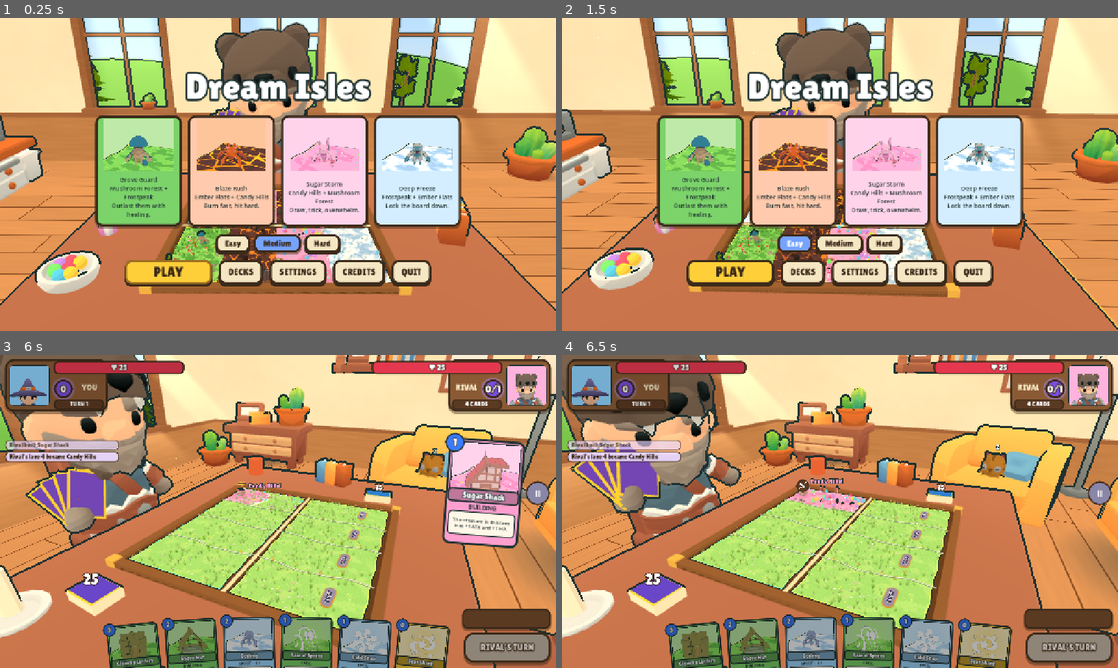
Above: before the commit, frames 1-4 (two rows, left to right).
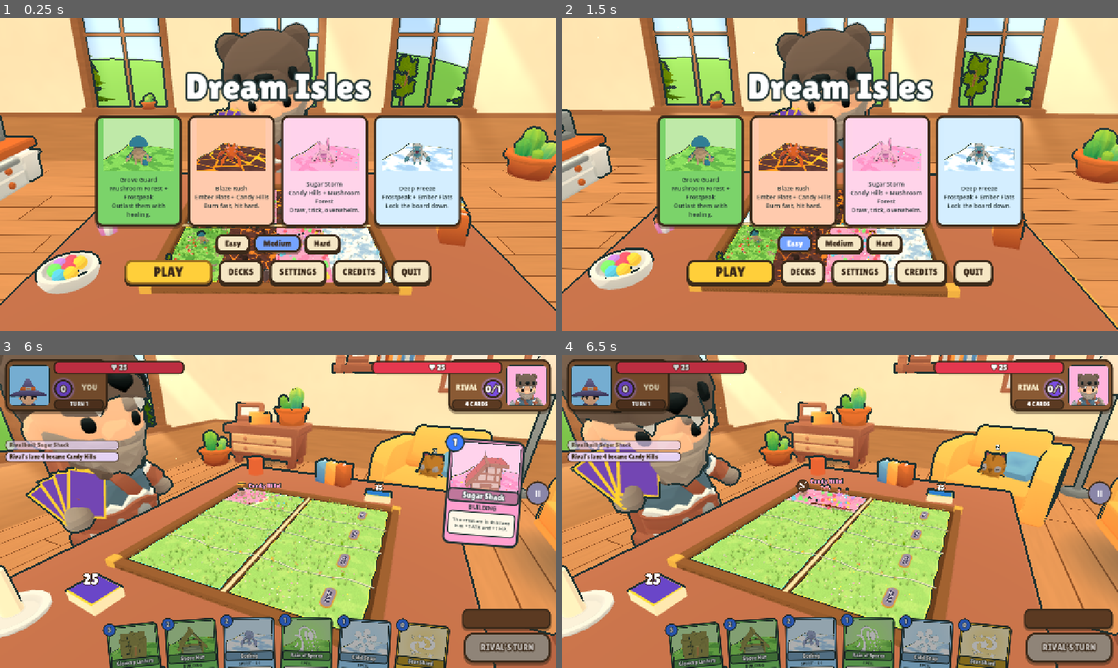
Above: after the commit, the same moments.

Repository: muriarty1893/cardwards
Game: Godot game, scene res://menus/main_menu.tscn
Two runs of this game, one before a commit and one after it. Both use one fixed random seed, a clock stepped at 60 frames per second and the inputs below.
Inputs (mouse positions are in pixels of both pictures, inside the frame that each line leads up to):
- Up to frame 1 (0.25 s): no input
- Up to frame 2 (1.5 s): click "Easy" at 0.5 s; click "Easy" at 1.25 s
- Up to frame 3 (6 s): click "PLAY" at 2 s; tap Enter at 2.75 s; drag from (133, 658) to (333, 442) at 2.77 s; drag from (194, 655) to (250, 574) at 3.52 s; move the mouse to (250, 652) at 4.27 s; hold Right 4.28-5 s; hold E 4.28-5 s; click (250, 652) at 4.42 s; drag from (305, 652) to (111, 464) at 5.02 s; drag from (361, 655) to (305, 511) at 5.77 s
- Up to frame 4 (6.5 s): no input

The runs differ from the first frame. In frame 1, 0.2% of the frame differs, in the area x 49-60%, y 56-84%; in frame 2, 0.2%; in frame 3, 0.1%; in frame 4, 0.4%, in the area x 41-55%, y 41-50%.

Commit message:
feat: Candy Hills looks - chocolate river, lollipop grove, sundae peak
Co-Authored-By: Claude Opus 5.5 <noreply@anthropic.com>

Diff:
--- a/tests/test_land_looks.gd
+++ b/tests/test_land_looks.gd
@@ -47,3 +47,10 @@
 	_expect(3, 1, ["FrozenLake", "Pines", "Watchtower"], false)
 	_expect(3, 2, ["Ridge", "Crystals", "IceBoulders"], false)
 	return true
+
+
+func test_candy_looks() -> bool:
+	_expect(2, 0, ["ChocolateRiver", "WaferBridge", "Gumdrops"], false)
+	_expect(2, 1, ["Lollipops", "CaneFence", "FrostingHills"], false)
+	_expect(2, 2, ["SundaePeak", "Donuts"], false)
+	return true
--- a/view/board/land_looks.gd
+++ b/view/board/land_looks.gd
@@ -33,6 +33,12 @@
 			_frozen_lake(ctx)
 		Vector2i(3, 2):
 			_glacier_ridge(ctx)
+		Vector2i(2, 0):
+			_chocolate_river(ctx)
+		Vector2i(2, 1):
+			_lollipop_grove(ctx)
+		Vector2i(2, 2):
+			_sundae_peak(ctx)
 		_:
 			return false
 	return true
@@ -548,3 +554,142 @@
 		boulders.add_child(SetPieces.sphere(br, Color("#b8cfe0"), p + Vector3(0, br * 0.4, 0), Vector3(1.0, 0.8, 1.0), 8))
 		boulders.add_child(SetPieces.sphere(br * 0.75, SNOW, p + Vector3(0, br * 0.95, 0), Vector3(1.0, 0.35, 1.0), 8))
 	SetPieces.add_piece(ctx, boulders, Vector3.ZERO, other, other)
+
+
+# --- Candy Hills ------------------------------------------------------------------------------------
+
+const CANDY: Array[Color] = [Color("#ff5a7a"), Color("#ffd84a"), Color("#5ad1ff"), Color("#7aff7a"), Color("#c38cff")]
+const FROSTING := Color("#ffb3d6")
+const CREAM := Color("#fff4e6")
+const WAFER := Color("#e7b16a")
+
+
+## A chocolate stream along one side (painted by the lane shader) with frosting banks, a wafer bridge over it and
+## gumdrop rocks in the back corner.
+static func _chocolate_river(ctx: Dictionary) -> void:
+	var band: Rect2 = ctx["band"]
+	var rng := _rng(ctx)
+	var river := Node3D.new()
+	river.name = "ChocolateRiver"
+	# A frosting bank along the outer side (the stream itself is painted by the lane shader).
+	var count: int = int(band.size.y / 0.16)
+	var outer: float = band.position.x + 0.03 if band.get_center().x < 0.0 else band.end.x - 0.03
+	for i: int in count:
+		var z: float = lerpf(band.position.y + 0.05, band.end.y - 0.05, float(i) / maxf(count - 1, 1))
+		river.add_child(SetPieces.sphere(0.045, CREAM if i % 2 == 0 else FROSTING, Vector3(outer, 0.01, z), Vector3(1.0, 0.7, 1.5), 8))
+	SetPieces.add_piece(ctx, river, Vector3.ZERO, band, band)
+	var bridge := Node3D.new()
+	bridge.name = "WaferBridge"
+	var span: float = band.size.x * 0.95
+	var bz: float = lerpf(band.position.y, band.end.y, rng.randf_range(0.3, 0.7))
+	for j: int in 3:
+		bridge.add_child(SetPieces.box(Vector3(span, 0.018, 0.16), WAFER if j % 2 == 0 else Color("#c98a4a"), Vector3(0, 0.05 + j * 0.018, 0)))
+	for sx: float in [-1.0, 1.0]:
+		bridge.add_child(SetPieces.box(Vector3(0.04, 0.05, 0.14), Color("#c98a4a"), Vector3(sx * (span / 2.0 - 0.02), 0, 0)))
+	var bpos := Vector3(band.get_center().x, 0, bz)
+	SetPieces.add_piece(ctx, bridge, bpos, Rect2(bpos.x - span / 2.0, bz - 0.08, span, 0.16), band)
+	var box: Rect2 = ctx["box"]
+	var drops := Node3D.new()
+	drops.name = "Gumdrops"
+	for i: int in 3:
+		var gr: float = minf(box.size.x * 0.4, 0.2) * rng.randf_range(0.7, 1.0)
+		var p := Vector3(rng.randf_range(box.position.x + gr, box.end.x - gr), 0.0, lerpf(box.position.y + gr, box.end.y - gr, (i + 0.5) / 3.0))
+		var g := SetPieces.mesh(Palette.cylinder(gr * 0.55, gr, gr * 1.3 * float(ctx["scale"]), 12), CANDY[rng.randi() % CANDY.size()], p + Vector3(0, gr * 0.65 * float(ctx["scale"]), 0))
+		drops.add_child(g)
+		drops.add_child(SetPieces.sphere(gr * 0.56, g.material_override.get_shader_parameter("albedo_color") if g.material_override else CANDY[0], p + Vector3(0, gr * 1.3 * float(ctx["scale"]), 0), Vector3(1, 0.5, 1), 10))
+	SetPieces.add_piece(ctx, drops, Vector3.ZERO, box, box)
+
+
+## A lollipop tree: a striped stick with a big swirl disc on top (faces the board's long axis).
+static func _lollipop(h: float, col: Color) -> Node3D:
+	var t := Node3D.new()
+	t.add_child(SetPieces.cyl(h * 0.035, h * 0.035, h * 0.7, Color("#fff8f0"), Vector3.ZERO, 8))
+	var r: float = h * 0.3
+	var disc := SetPieces.mesh(Palette.cylinder(r, r, r * 0.28, 18), col, Vector3.ZERO)
+	disc.rotation.z = PI / 2.0
+	disc.position = Vector3(0, h * 0.7 + r * 0.85, 0)
+	t.add_child(disc)
+	var swirl := SetPieces.mesh(Palette.cylinder(r * 0.62, r * 0.62, r * 0.3, 16), Color.WHITE, Vector3.ZERO)
+	swirl.rotation.z = PI / 2.0
+	swirl.position = disc.position
+	t.add_child(swirl)
+	var core := SetPieces.mesh(Palette.cylinder(r * 0.32, r * 0.32, r * 0.32, 14), col, Vector3.ZERO)
+	core.rotation.z = PI / 2.0
+	core.position = disc.position
+	t.add_child(core)
+	return t
+
+
+## Lollipop trees in the back corner, a candy-cane fence along one side, soft frosting hills in the other corner.
+static func _lollipop_grove(ctx: Dictionary) -> void:
+	var box: Rect2 = ctx["box"]
+	var rng := _rng(ctx)
+	var sc: float = ctx["scale"]
+	var grove := Node3D.new()
+	grove.name = "Lollipops"
+	for i: int in 3:
+		var hh: float = rng.randf_range(0.55, 0.85) * sc
+		var lp: Node3D = _lollipop(hh, CANDY[(i * 2 + rng.randi()) % CANDY.size()])
+		lp.position = Vector3(clampf(box.get_center().x + rng.randf_range(-0.06, 0.06), box.position.x + 0.05, box.end.x - 0.05), 0, lerpf(box.position.y + 0.2, box.end.y - 0.2, (i + 0.5) / 3.0))
+		lp.rotation.y = rng.randf_range(-0.4, 0.4)
+		grove.add_child(lp)
+	SetPieces.add_piece(ctx, grove, Vector3.ZERO, box, box)
+	var band: Rect2 = ctx["band"]
+	var fence := Node3D.new()
+	fence.name = "CaneFence"
+	var posts: int = maxi(3, int(band.size.y / 0.4))
+	var fx: float = band.get_center().x
+	for i: int in posts:
+		var z: float = lerpf(band.position.y + 0.05, band.end.y - 0.05, float(i) / (posts - 1))
+		for k: int in 4:
+			fence.add_child(SetPieces.cyl(0.022, 0.022, 0.06, Color("#e8303c") if k % 2 == 0 else Color.WHITE, Vector3(fx, k * 0.06, z), 8))
+		fence.add_child(SetPieces.sphere(0.026, Color("#e8303c"), Vector3(fx, 0.24, z), Vector3.ONE, 8))
+	var rail := SetPieces.mesh(Palette.cylinder(0.012, 0.012, band.size.y - 0.1, 6), Color.WHITE, Vector3.ZERO)
+	rail.rotation.x = PI / 2.0
+	rail.position = Vector3(fx, 0.17, band.get_center().y)
+	fence.add_child(rail)
+	SetPieces.add_piece(ctx, fence, Vector3.ZERO, band, band)
+	var other: Rect2 = ctx["other_box"]
+	var hills := Node3D.new()
+	hills.name = "FrostingHills"
+	for i: int in 2:
+		var hr: float = minf(other.size.x * 0.48, 0.3)
+		var p := Vector3(other.get_center().x, 0, lerpf(other.position.y + hr, other.end.y - hr, float(i)))
+		hills.add_child(SetPieces.sphere(hr, FROSTING if i == 0 else Color("#ffd0e6"), p, Vector3(1.0, 0.55 * sc, 1.0), 14))
+		hills.add_child(SetPieces.sphere(hr * 0.6, CREAM, p + Vector3(0, hr * 0.42 * sc, 0), Vector3(1.0, 0.45, 1.0), 12))
+		hills.add_child(SetPieces.sphere(hr * 0.16, Color("#e8303c"), p + Vector3(0, hr * 0.64 * sc, 0), Vector3.ONE, 8))
+	SetPieces.add_piece(ctx, hills, Vector3.ZERO, other, other)
+
+
+## A big drippy sundae mountain in the back corner and a ring of donuts in the other.
+static func _sundae_peak(ctx: Dictionary) -> void:
+	var box: Rect2 = ctx["box"]
+	var rng := _rng(ctx)
+	var sc: float = ctx["scale"]
+	var peak := Node3D.new()
+	peak.name = "SundaePeak"
+	var r: float = minf(box.size.x * 0.5, 0.42)
+	var c: Vector3 = _at(box, 0.5, lerpf(0.5, _back(ctx), 0.3))
+	# A cone-shaped wafer base with three scoops and a cherry.
+	peak.add_child(SetPieces.cyl(r * 0.95, r * 0.55, r * 0.7 * sc, WAFER, Vector3.ZERO, 14))
+	var scoops: Array[Color] = [Color("#fff1d6"), Color("#ff9ec4"), Color("#8a5a3a")]
+	var y: float = r * 0.7 * sc
+	for i: int in 3:
+		var sr: float = r * (0.88 - i * 0.16)
+		peak.add_child(SetPieces.sphere(sr, scoops[i], Vector3(rng.randf_range(-0.02, 0.02), y + sr * 0.55, 0), Vector3(1.0, 0.8, 1.0), 14))
+		y += sr * 1.05
+	peak.add_child(SetPieces.sphere(r * 0.6, Color("#5a3220"), Vector3(0, y - r * 0.3, 0), Vector3(1.05, 0.35, 1.05), 12))
+	peak.add_child(SetPieces.sphere(r * 0.16, Color("#e8303c"), Vector3(0, y + r * 0.05, 0), Vector3.ONE, 10))
+	peak.add_child(SetPieces.cyl(0.006, 0.01, r * 0.3, Color("#5a7a2a"), Vector3(0.02, y + r * 0.15, 0), 5))
+	SetPieces.add_piece(ctx, peak, c, Rect2(c.x - r, c.z - r, r * 2.0, r * 2.0), box)
+	var other: Rect2 = ctx["other_box"]
+	var donuts := Node3D.new()
+	donuts.name = "Donuts"
+	for i: int in 3:
+		var d: Node3D = SetPieces.model("candy/donut-sprinkles.glb", 0.12 * sc)
+		var dw: float = minf(other.size.x * 0.8, 0.36)
+		d.scale *= dw / 0.36
+		d.position = Vector3(other.get_center().x, 0.02 + (0.06 * sc if i == 2 else 0.0), lerpf(other.position.y + 0.2, other.end.y - 0.2, 0.5 if i == 2 else float(i)))
+		d.rotation = Vector3(0.25 if i == 2 else 0.0, rng.randf() * TAU, 0)
+		donuts.add_child(d)
+	SetPieces.add_piece(ctx, donuts, Vector3.ZERO, other, other)
--- a/view/board/lane.gdshader
+++ b/view/board/lane.gdshader
@@ -158,6 +158,30 @@
 			float edge = smoothstep(0.7, 0.85, length(sd)) * stone;
 			col = mix(col, vec3(0.78, 0.74, 0.66), stone);
 			col = mix(col, INK, edge * 0.7);
+		}
+	} else if (l == 2) {
+		if (v == 0) {          // Chocolate River: a glossy stream flowing along the side band
+			// Wider than the band (paint may run under the roam zone): it hugs the side and bends inward a little.
+			float inward = sign(-(side_band.x + side_band.z));
+			float cx = (side_band.x + side_band.z) * 0.5 + inward * (0.08 + 0.05 * sin(p.y * 2.2 + 0.5));
+			float half_w = 0.17;
+			float z0 = side_band.y;
+			float z1 = side_band.w;
+			float taper = smoothstep(z0 - 0.05, z0 + 0.15, p.y) * smoothstep(z1 + 0.05, z1 - 0.15, p.y);
+			float dist = abs(p.x - cx);
+			float body = (1.0 - smoothstep(half_w - 0.01, half_w + 0.01, dist)) * taper;
+			float flow = smoothstep(0.75, 0.95, sin(p.y * 18.0 - TIME * 2.4 + dist * 30.0));
+			vec3 choc = mix(vec3(0.3, 0.15, 0.08), vec3(0.72, 0.48, 0.3), flow * 0.7);
+			choc = mix(choc, vec3(0.2, 0.1, 0.05), smoothstep(half_w * 0.5, half_w, dist) * 0.5);
+			col = mix(col, choc, body);
+			col = mix(col, INK, (1.0 - smoothstep(0.004, 0.012, abs(dist - half_w))) * taper * 0.8);
+		} else if (v == 1) {   // Lollipop Grove: soft pink frosting swirls
+			float swirl = smoothstep(0.6, 0.7, fbm(pw * 1.4 + 2.0));
+			col = mix(col, vec3(1.0, 0.82, 0.9), swirl * 0.55);
+		} else {               // Sundae Peak: melted cream puddles around the sundae
+			float d = length((p - bc) / (bs * vec2(0.85, 0.6)));
+			float cream = (1.0 - smoothstep(0.75, 0.95, d + (fbm(pw * 4.0) - 0.5) * 0.3));
+			col = mix(col, vec3(1.0, 0.96, 0.9), cream * 0.85);
 		}
 	} else if (l == 3) {
 		if (v == 1) {          // Frozen Lake: a frosty halo around the ice
